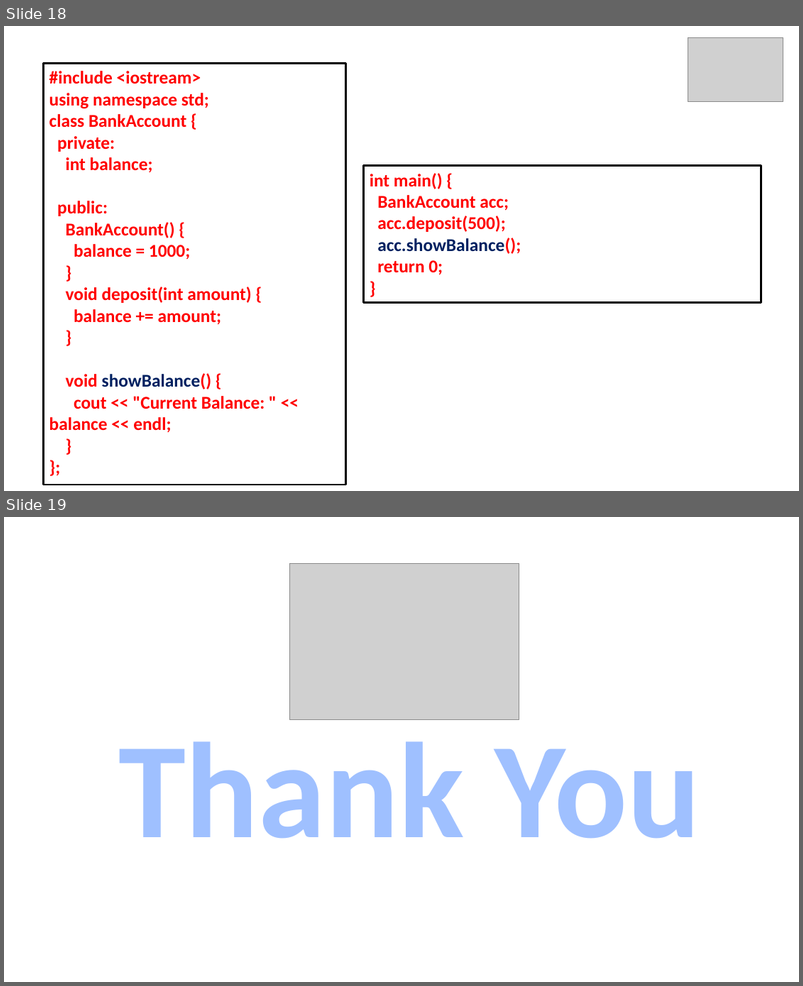
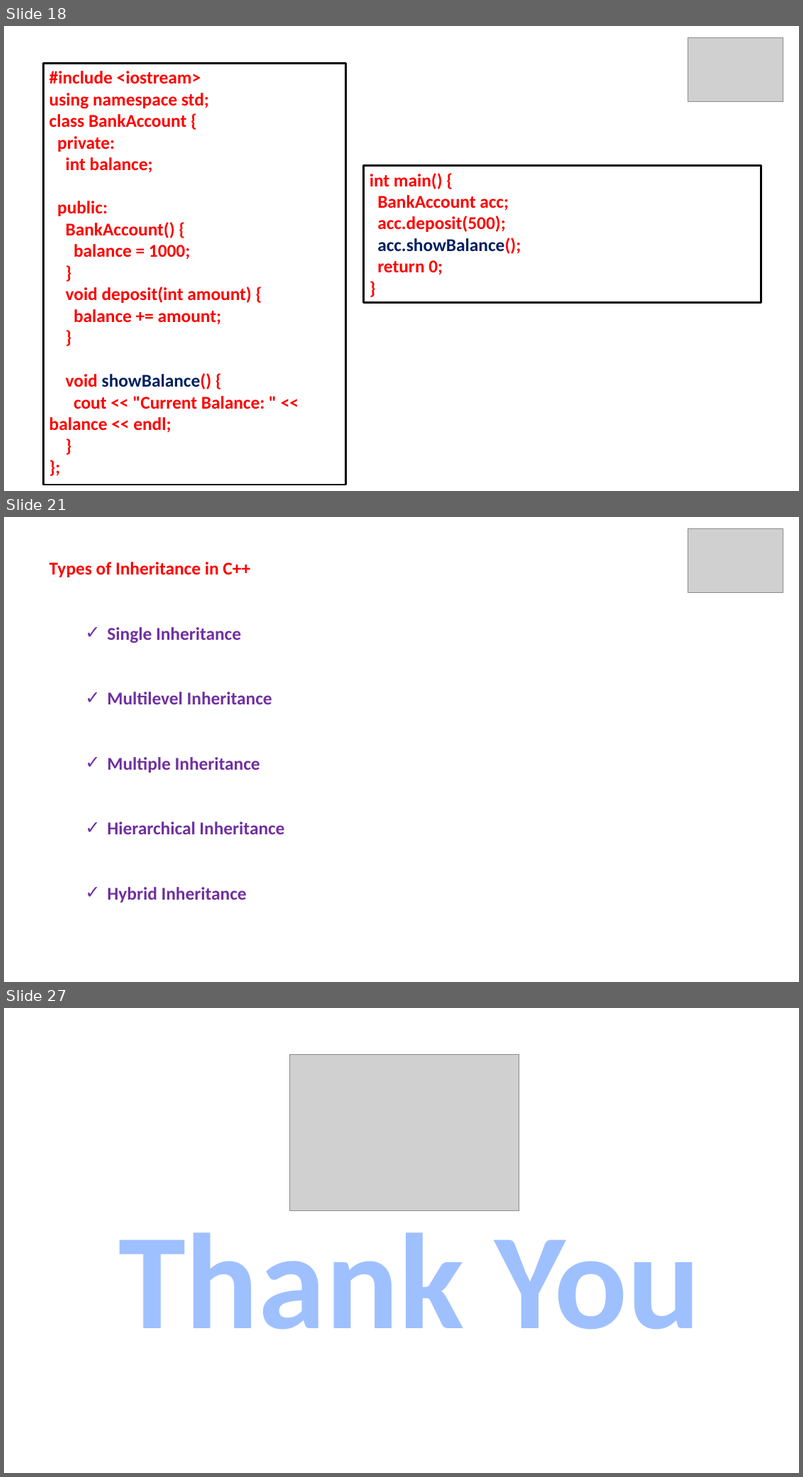
Before and after one commit to ParthasarathiSwain/C-plus-plus-Tutorial, a slide deck: Day 19/OOP.pptx. Shown one above the other, each under a label of ours: slides 18 and 19 before the commit, slides 18, 21 and 27 after it; the slides between them are not shown. The pictures are 803x986 and 803x1477 pixels, drawn with LibreOffice and Linux fonts; fonts in the diff are those of the drawing; grey boxes stand for pictures. Boxes give left, top, right and bottom in pixels: in the first picture for what was removed or moved away, otherwise in the second. Text is boxed around its words. In the diff, an @@ line names an element or a change of style, - is before the commit and + after.

```diff
--- a/Day 19/OOP.pptx
+++ b/Day 19/OOP.pptx
@@ slide 21 added at [4,517,799,982], background #FFFFFF @@
@@ picture added at [688,529,784,592] @@
@@ text added at [49,562,284,903], 22 pt, text #7030A0, bold @@
+Types of Inheritance in C++
+  ✓ Single Inheritance
+  ✓ Multilevel Inheritance
+  ✓ Multiple Inheritance
+  ✓ Hierarchical Inheritance
+  ✓ Hybrid Inheritance
@@ what was slide 19 is now slide 27 @@
```
Also in this commit, not shown: 1 slide changed, 7 other slides added, 13 other files.
